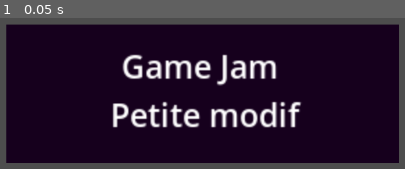
Above: before the commit, frame 1.
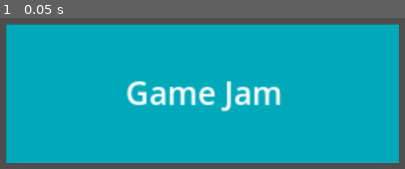
Above: after the commit, the same moment.

Repository: t0qen/gamejam-baudo
Game: Godot game, scene res://training/main.tscn
Same seed, same stepped clock (60 frames per second), same inputs: the game is played once before the commit and once after it. The project has no main scene, so this scene is started directly.
Inputs:
- Up to frame 1 (0.05 s): no input

The runs differ from the first frame. In frame 1, 89% of the frame differs, in the area x 1-99%, y 3-97%.

Commit message:
Update main.tscn

Diff:
--- a/training/main.tscn
+++ b/training/main.tscn
@@ -18,17 +18,17 @@
 offset_bottom = 100.0
 grow_horizontal = 2
 grow_vertical = 2
-color = Color(0.0860853, 0.00247986, 0.115774, 1)
+color = Color(0, 0.660451, 0.730741, 1)
 
 [node name="Label" type="Label" parent="."]
 offset_left = 23.0
 offset_top = 14.0
 offset_right = 263.0
 offset_bottom = 84.0
-text = "Game Jam
-Petite modif"
+text = "Game Jam"
 label_settings = SubResource("LabelSettings_u13ya")
 horizontal_alignment = 1
+vertical_alignment = 1
 
 [node name="Camera2D" type="Camera2D" parent="."]
 position = Vector2(127, 75)
